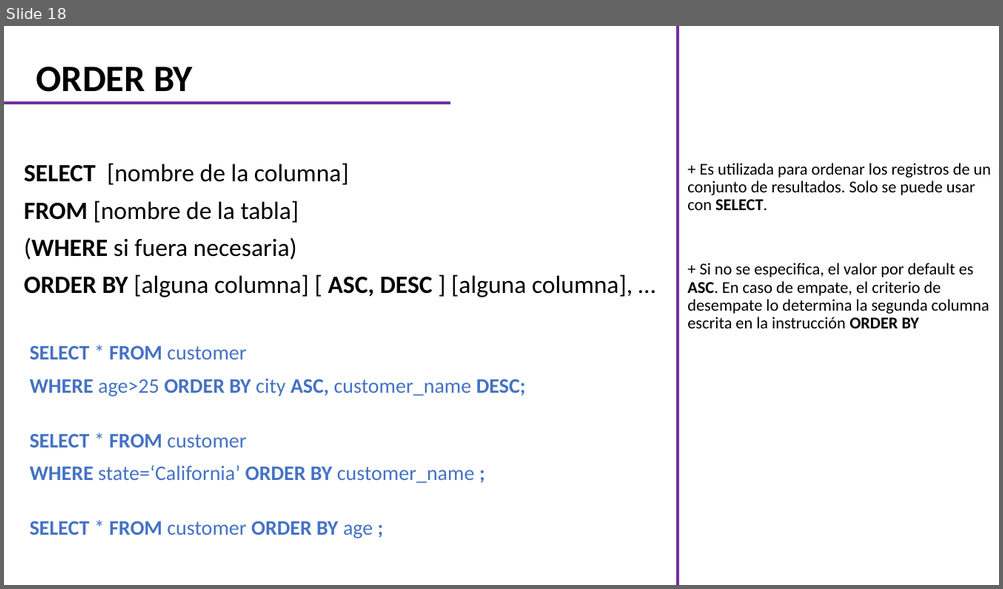
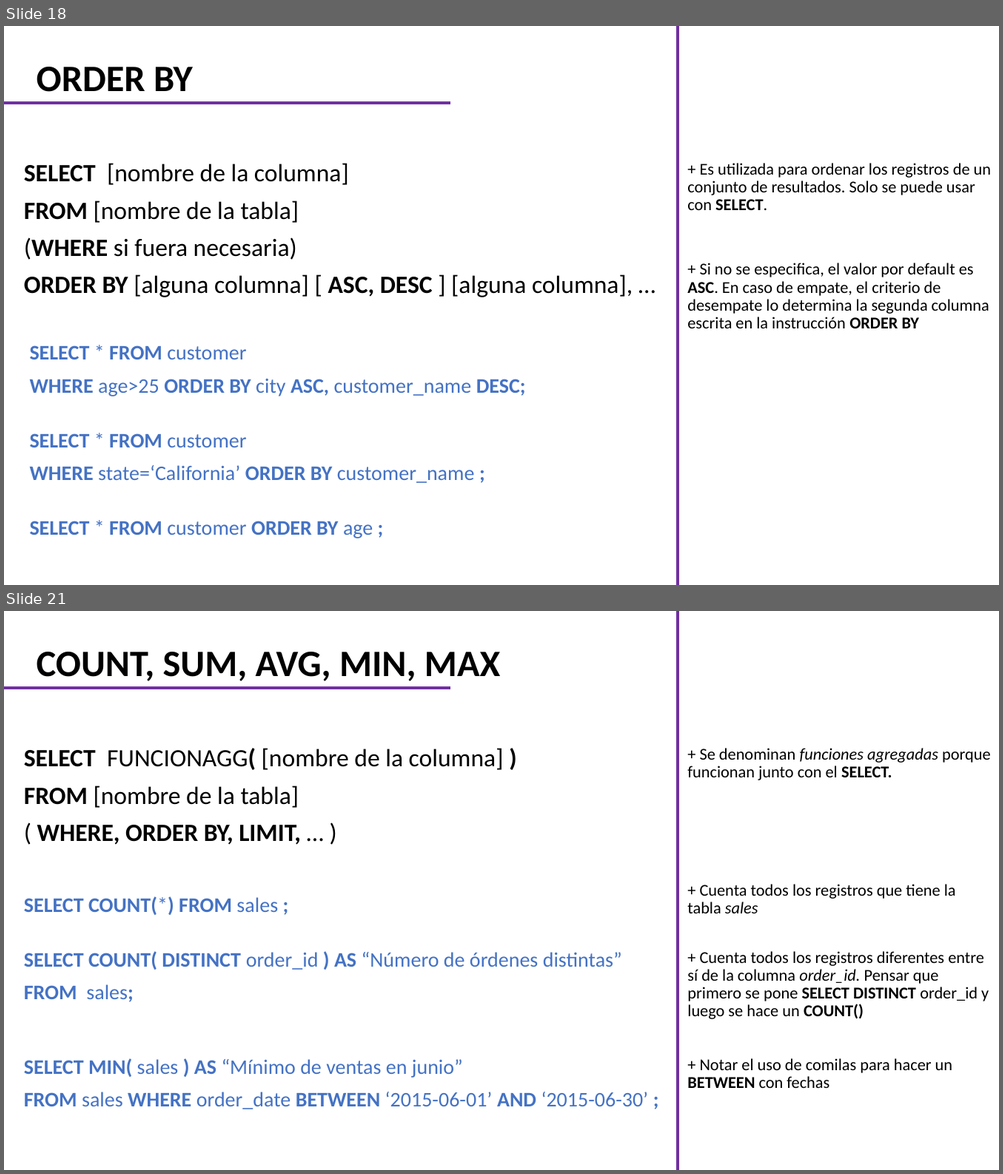
Before and after one commit to CarlosCamposs/Curso-AABD_SQL, a slide deck: Curso AABD-SQL (Notas).pptx. Shown one above the other, each under a label of ours: slide 18 before the commit, slides 18 and 21 after it; the slides between them are not shown. The pictures are 1003x589 and 1003x1174 pixels, drawn with LibreOffice and Linux fonts; fonts in the diff are those of the drawing. Boxes give left, top, right and bottom in pixels: in the first picture for what was removed or moved away, otherwise in the second. Text is boxed around its words. In the diff, an @@ line names an element or a change of style, - is before the commit and + after.

```diff
--- a/Curso AABD-SQL (Notas).pptx
+++ b/Curso AABD-SQL (Notas).pptx
@@ slide 21 added at bbox=[4, 611, 999, 1170], background #FFFFFF @@
@@ line added from (677, 1170) to (677, 611), #7030A0 3 pt @@
@@ title added at bbox=[37, 652, 500, 681], 36 pt, text #000000, bold @@
+COUNT, SUM, AVG, MIN, MAX
@@ line added from (4, 689) to (450, 689), #7030A0 3 pt @@
@@ text added at bbox=[24, 748, 504, 845], 24 pt, text #000000 @@
+SELECT FUNCIONAGG( [nombre de la columna] )
+FROM [nombre de la tabla]
+( WHERE, ORDER BY, LIMIT, … )
@@ text added at bbox=[687, 748, 990, 780], 16 pt, text #000000 @@
++ Se denominan funciones agregadas porque funcionan junto con el SELECT.
@@ text added at bbox=[24, 897, 278, 915], 20 pt, text #4472C4, bold @@
+SELECT COUNT(*) FROM sales ;
@@ text added at bbox=[687, 884, 956, 914], 16 pt, text #000000 @@
++ Cuenta todos los registros que tiene la tabla sales
@@ text added at bbox=[24, 951, 622, 1002], 20 pt, text #4472C4 @@
+SELECT COUNT( DISTINCT order_id ) AS “Número de órdenes distintas”
+FROM sales;
@@ text added at bbox=[687, 951, 988, 1019], 16 pt, text #000000 @@
++ Cuenta todos los registros diferentes entre sí de la columna order_id. Pensar que primero se pone SELECT DISTINCT order_id y luego se hace un COUNT()
@@ text added at bbox=[24, 1059, 649, 1110], 20 pt, text #4472C4 @@
+SELECT MIN( sales ) AS “Mínimo de ventas en junio”
+FROM sales WHERE order_date BETWEEN ‘2015-06-01’ AND ‘2015-06-30’ ;
@@ text added at bbox=[687, 1059, 952, 1088], 16 pt, text #000000 @@
++ Notar el uso de comilas para hacer un BETWEEN con fechas
```
Also in this commit, not shown: 2 slides changed, 5 other slides added, 1 slide removed.
